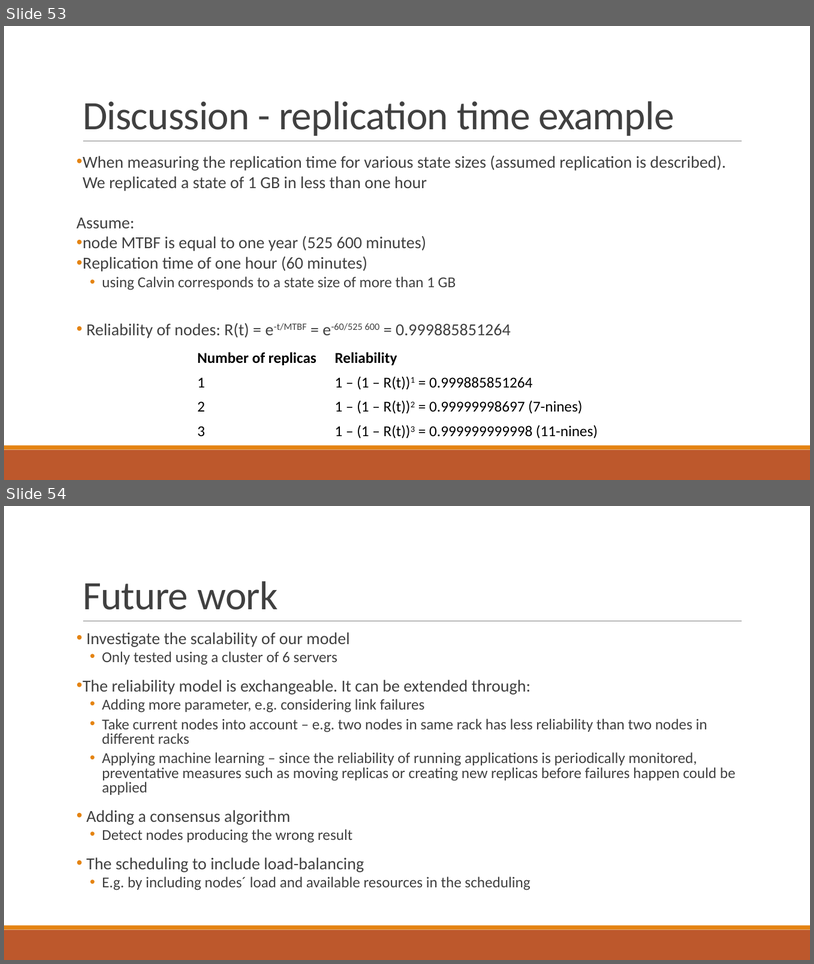
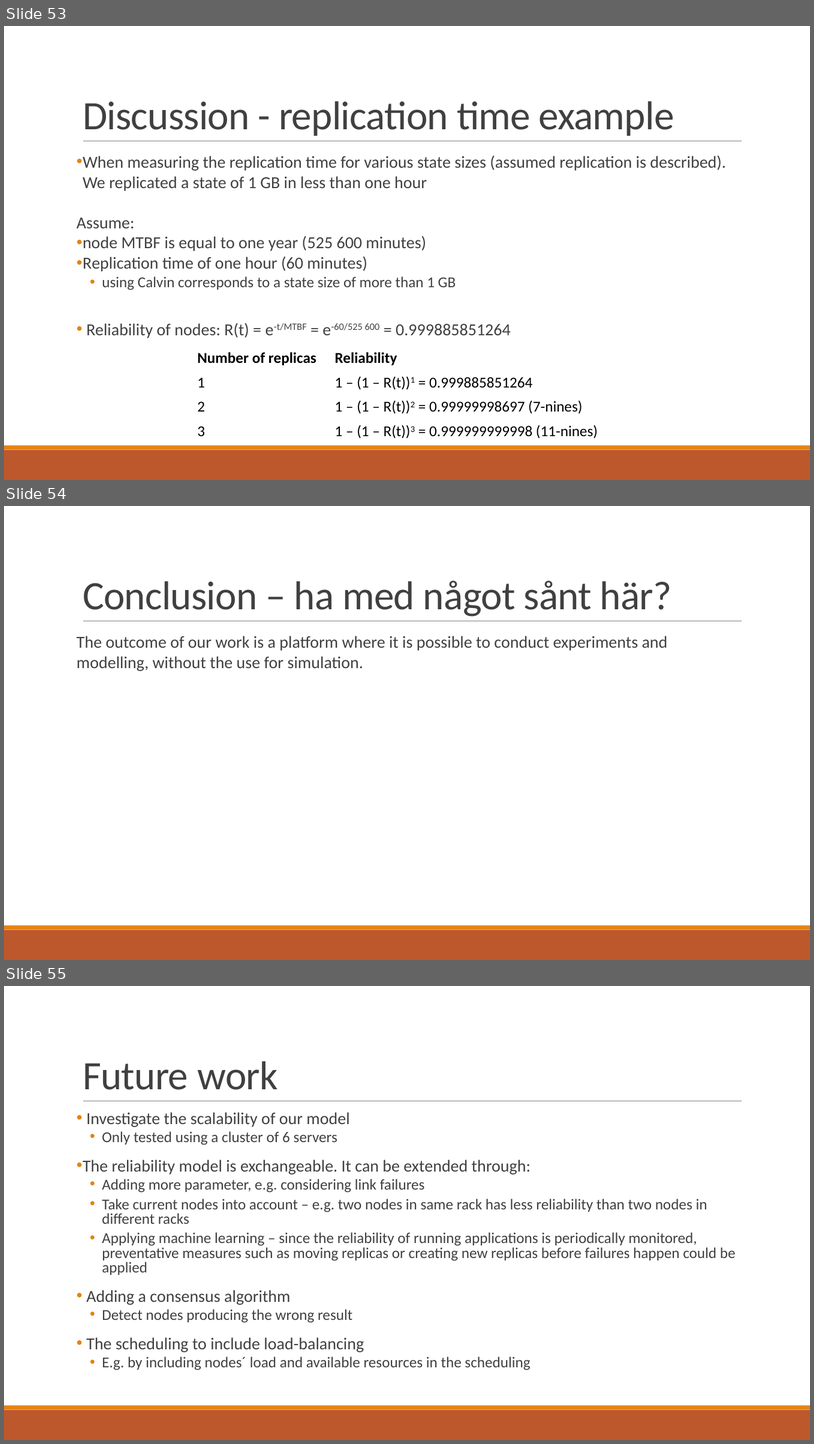
Before and after one commit to PStahl/master_thesis, a slide deck: presentation/presentation2.pptx. Shown one above the other, each under a label of ours: slides 53 and 54 before the commit, slides 53, 54 and 55 after it. The pictures are 814x964 and 814x1444 pixels, drawn with LibreOffice and Linux fonts; fonts in the diff are those of the drawing. Boxes give left, top, right and bottom in pixels: in the first picture for what was removed or moved away, otherwise in the second. Text is boxed around its words. In the diff, an @@ line names an element or a change of style, - is before the commit and + after.

Commit message:
update presentation

```diff
--- a/presentation/presentation2.pptx
+++ b/presentation/presentation2.pptx
@@ slide 54 added at [4,506,810,960], background #FFFFFF; not listed: 3 template elements that a slide beside it also shows @@
@@ title added at [83,580,672,616], 48 pt, text #404040 @@
+Conclusion – ha med något sånt här?
@@ text added at [77,636,668,671], 20 pt, text #404040 @@
+The outcome of our work is a platform where it is possible to conduct experiments and modelling, without the use for simulation.
@@ what was slide 54 is now slide 55 @@
```
